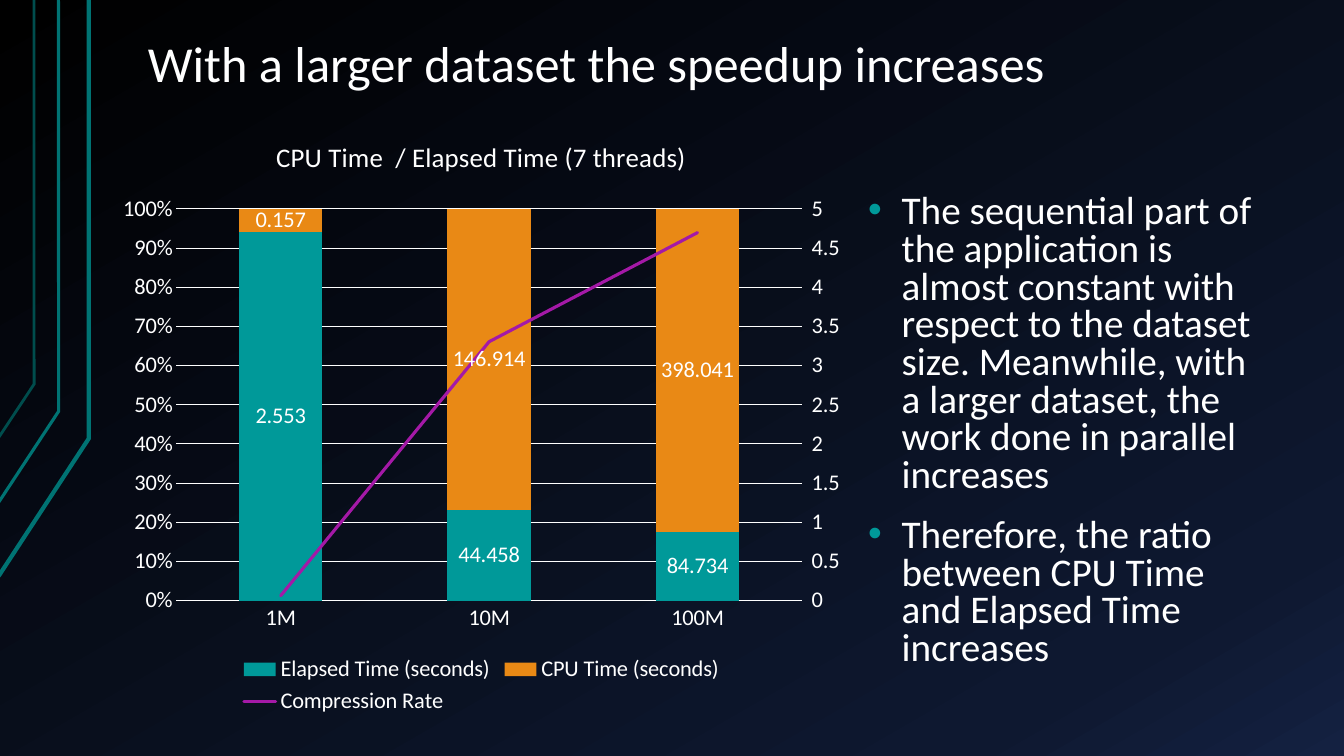
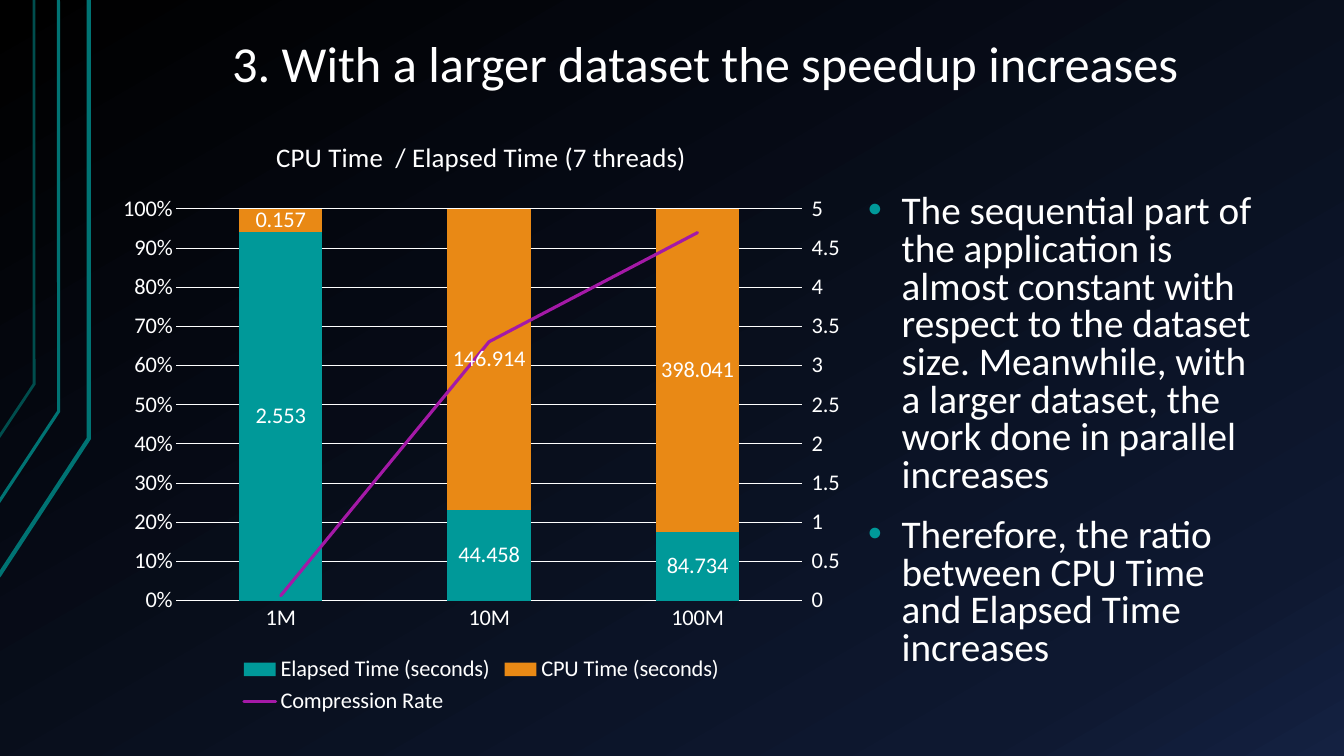
Before and after one commit to glmquint/K-Means-local, a slide deck: slide 11 of documentazione/presentazione.pptx. Drawn at 1344x756 pixels with LibreOffice and Linux fonts; fonts in the diff are those of the drawing. Boxes give left, top, right and bottom in pixels: in the first picture for what was removed or moved away, otherwise in the second. Text is boxed around its words. In the diff, an @@ line names an element or a change of style, - is before the commit and + after.

```diff
--- a/documentazione/presentazione.pptx
+++ b/documentazione/presentazione.pptx
@@ title at (x1=232, y1=47, x2=1178, y2=91): text changed @@
-With a larger dataset the speedup increases
+3. With a larger dataset the speedup increases
```
Also in this commit, not shown: 2 other slides changed, 8 slides added, 3 slides removed, 6 other files.
